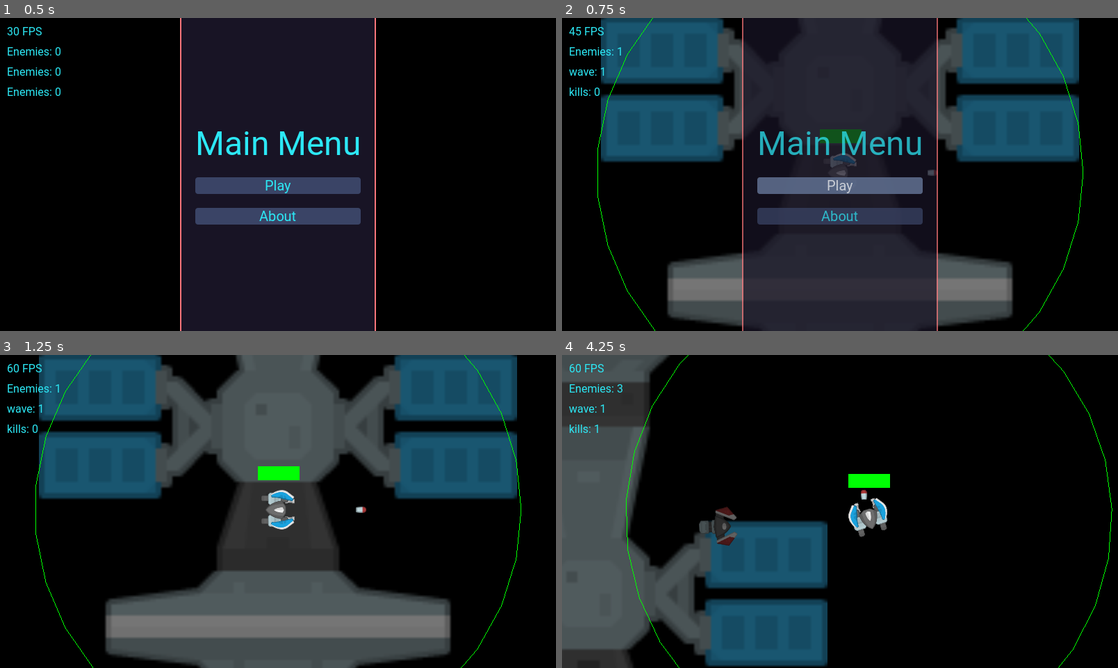
Above: before the commit, frames 1-4 (two rows, left to right).
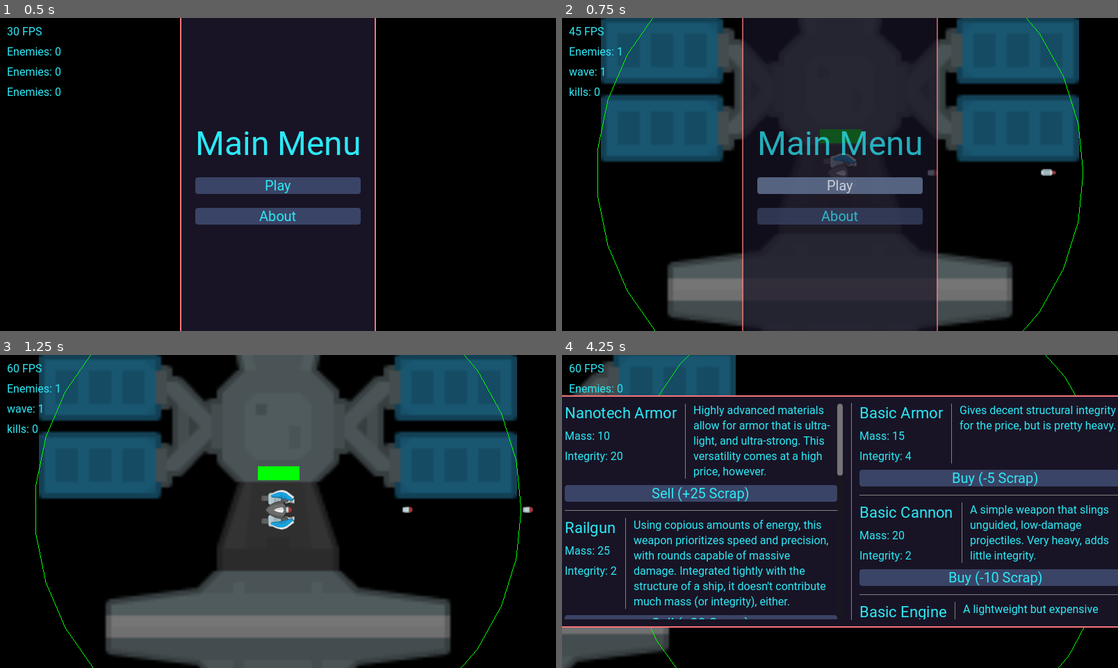
Above: after the commit, the same moments.

Repository: Bloodyaugust/ld-54
Game: Godot game, scene res://scenes/main.tscn
Same seed, same stepped clock (60 frames per second), same inputs: the game is played once before the commit and once after it. The engine's default icon, where the game draws it, is replaced by a stand-in: a white triangle on a blue panel in a dark square.
Inputs (mouse positions are in pixels of both pictures, inside the frame that each line leads up to):
- Up to frame 1 (0.5 s): no input
- Up to frame 2 (0.75 s): click "Play" at 0.5 s
- Up to frame 3 (1.25 s): no input
- Up to frame 4 (4.25 s): tap Enter at 1.25 s; move the mouse to (962, 495) at 1.27 s; hold Right (ui_right) 1.28-2 s; click (962, 495) at 1.42 s; drag from (728, 527) to (1001, 492) at 2.02 s; move the mouse to (895, 442) at 2.77 s; hold Right (ui_right) 2.78-3.5 s; drag from (812, 574) to (673, 464) at 3.52 s

Frame 1 is identical in both runs. In frame 2, less than 0.1% of the frame differs, in the area x 86-89%, y 48-51%; in frame 3, 0.1%; in frame 4, 80%, in the area x 0-100%, y 0-100%.

Commit message:
Add boss fight end wave

Diff:
--- a/actors/Player.tscn
+++ b/actors/Player.tscn
@@ -1,12 +1,14 @@
-[gd_scene load_steps=9 format=3 uid="uid://vqyckwxhkax0"]
+[gd_scene load_steps=11 format=3 uid="uid://vqyckwxhkax0"]
 
 [ext_resource type="Script" path="res://scripts/controllers/PlayerController.gd" id="1_hg873"]
 [ext_resource type="PackedScene" uid="uid://couplwfrtf7s6" path="res://actors/Ship.tscn" id="2_nnnpa"]
 [ext_resource type="Resource" uid="uid://cifgmmymjs6xl" path="res://data/modules/basic_engine.tres" id="3_k3r4s"]
+[ext_resource type="Resource" uid="uid://dcd4mimpufgk6" path="res://data/modules/nanotech_armor.tres" id="4_3ovlj"]
 [ext_resource type="Theme" uid="uid://co811ue55i33m" path="res://resources/base_theme.tres" id="4_pcx4e"]
-[ext_resource type="Resource" uid="uid://b6vtta7b4mqig" path="res://data/modules/basic_armor.tres" id="4_vajus"]
-[ext_resource type="Resource" uid="uid://bfm3lg884ma35" path="res://data/modules/basic_cannon.tres" id="5_m0ii3"]
+[ext_resource type="Resource" uid="uid://copxh88so4t6q" path="res://data/modules/railgun.tres" id="5_15u3a"]
 [ext_resource type="Texture2D" uid="uid://eriltiaolnvq" path="res://sprites/ships/player.png" id="6_d2e8h"]
+[ext_resource type="Resource" uid="uid://brnbwjgy8xxcs" path="res://data/modules/gatling_cannon.tres" id="6_npece"]
+[ext_resource type="Resource" uid="uid://e8m3gy7nlh44" path="res://data/modules/advanced_engine.tres" id="7_4b6bb"]
 
 [sub_resource type="Curve" id="Curve_owvtl"]
 _data = [Vector2(0, 0), 0.0, 1.4, 0, 0, Vector2(1, 1), 0.0, 0.0, 0, 0]
@@ -19,7 +21,7 @@
 
 [node name="Ship" parent="." groups=["player"] instance=ExtResource("2_nnnpa")]
 unique_name_in_owner = true
-starting_modules = Array[Resource("res://data/module.gd")]([ExtResource("3_k3r4s"), ExtResource("4_vajus"), ExtResource("5_m0ii3")])
+starting_modules = Array[Resource("res://data/module.gd")]([ExtResource("4_3ovlj"), ExtResource("5_15u3a"), ExtResource("6_npece"), ExtResource("7_4b6bb"), ExtResource("4_3ovlj"), ExtResource("3_k3r4s")])
 
 [node name="Sprite2D" parent="Ship" index="0"]
 scale = Vector2(0.45, 0.45)
--- /dev/null
+++ b/actors/enemies/Boss1.tscn
@@ -0,0 +1,59 @@
+[gd_scene load_steps=13 format=3 uid="uid://baa6mra4v8nvo"]
+
+[ext_resource type="Script" path="res://scripts/controllers/EnemyController.gd" id="1_oi20u"]
+[ext_resource type="Script" path="res://actors/Ship.gd" id="2_imwra"]
+[ext_resource type="Resource" uid="uid://e8m3gy7nlh44" path="res://data/modules/advanced_engine.tres" id="3_ek6sk"]
+[ext_resource type="Resource" uid="uid://cifgmmymjs6xl" path="res://data/modules/basic_engine.tres" id="4_aq7ts"]
+[ext_resource type="Resource" uid="uid://dcd4mimpufgk6" path="res://data/modules/nanotech_armor.tres" id="5_oiobj"]
+[ext_resource type="Resource" uid="uid://brnbwjgy8xxcs" path="res://data/modules/gatling_cannon.tres" id="6_eumbk"]
+[ext_resource type="Resource" uid="uid://b0k21bktgnk86" path="res://data/modules/composite_armor.tres" id="7_iuv3c"]
+[ext_resource type="Resource" uid="uid://clvssjmptwdmn" path="res://data/modules/heavy_cannon.tres" id="8_j12bx"]
+[ext_resource type="Resource" uid="uid://copxh88so4t6q" path="res://data/modules/railgun.tres" id="9_vledd"]
+[ext_resource type="Texture2D" uid="uid://b3pceqxxsaiaq" path="res://sprites/ships/Boss1.png" id="9_xelse"]
+[ext_resource type="Script" path="res://doodads/HealthBar.gd" id="10_ptq3n"]
+
+[sub_resource type="CircleShape2D" id="CircleShape2D_m54qx"]
+radius = 62.3939
+
+[node name="Enemy" type="Node2D"]
+script = ExtResource("1_oi20u")
+
+[node name="Ship" type="Node2D" parent="." groups=["enemies"]]
+unique_name_in_owner = true
+script = ExtResource("2_imwra")
+starting_modules = Array[Resource("res://data/module.gd")]([ExtResource("3_ek6sk"), ExtResource("4_aq7ts"), ExtResource("5_oiobj"), ExtResource("6_eumbk"), ExtResource("6_eumbk"), ExtResource("7_iuv3c"), ExtResource("8_j12bx"), ExtResource("5_oiobj"), ExtResource("5_oiobj"), ExtResource("8_j12bx"), ExtResource("4_aq7ts"), ExtResource("9_vledd"), ExtResource("5_oiobj")])
+team = 2
+scrap = 4.0
+
+[node name="Sprite2D" type="Sprite2D" parent="Ship"]
+scale = Vector2(0.357616, 0.296512)
+texture = ExtResource("9_xelse")
+
+[node name="Area2D" type="Area2D" parent="Ship"]
+unique_name_in_owner = true
+collision_layer = 2
+
+[node name="CollisionShape2D" type="CollisionShape2D" parent="Ship/Area2D"]
+shape = SubResource("CircleShape2D_m54qx")
+
+[node name="HealthBar" type="CenterContainer" parent="Ship"]
+unique_name_in_owner = true
+offset_left = -65.0
+offset_top = -87.0
+offset_right = 65.0
+offset_bottom = -67.0
+script = ExtResource("10_ptq3n")
+
+[node name="HealthBarRed" type="ColorRect" parent="Ship/HealthBar"]
+custom_minimum_size = Vector2(100, 20)
+layout_mode = 2
+color = Color(1, 0, 0.0156863, 1)
+
+[node name="HealthBarGreen" type="ColorRect" parent="Ship/HealthBar"]
+unique_name_in_owner = true
+custom_minimum_size = Vector2(100, 20)
+layout_mode = 2
+color = Color(0, 1, 0.0156863, 1)
+
+[node name="Weapons" type="Node2D" parent="Ship"]
+unique_name_in_owner = true
--- a/autoloads/Store.gd
+++ b/autoloads/Store.gd
@@ -28,7 +28,7 @@
   set_state("game", GameConstants.GAME_STARTING)
   set_state("kills", 0)
   set_state("wave", 1)
-  set_state("scrap", 0)
+  set_state("scrap", 1000)
   set_state("mass", 0)
   $"/root".add_child(RUN_SCENE.instantiate())
 
--- a/scripts/controllers/SpawnController.gd
+++ b/scripts/controllers/SpawnController.gd
@@ -28,6 +28,10 @@
 const ENEMY_HEAVY_CANNON_PROJECTILE: Dictionary = {
   "points": 20,
   "scene": preload("res://actors/enemies/QuickKamikaze.tscn"),
+}
+const ENEMY_BOSS_1: Dictionary = {
+  "points": 200,
+  "scene": preload("res://actors/enemies/Boss1.tscn"),
 }
 
 const ENEMY_SCENES: Dictionary = {
@@ -83,8 +87,11 @@
     ENEMY_ELITE_KAMIKAZE,
     ENEMY_HEAVY_CANNON_PROJECTILE,
   ],
+  10: [
+    ENEMY_BOSS_1,
+  ],
 }
-const MAX_WAVE: int = 9
+const MAX_WAVE: int = 10
 const POINTS_PER_WAVE: int = 10
 const POINTS_PER_WAVE_SCALAR: float = 1.5
 
@@ -97,7 +104,7 @@
 var _remaining_enemies: int = 0.0
 var _time_to_spawn: float = 0.0
 var _upgrading: bool = false
-var _wave: int = 0
+var _wave: int = 9
 
 func _on_enemy_ship_died() -> void:
   _remaining_enemies -= 1
Binary file added: sprites/ships/Boss1.png
Not shown, added: sprites/ships/Boss1.png.import
